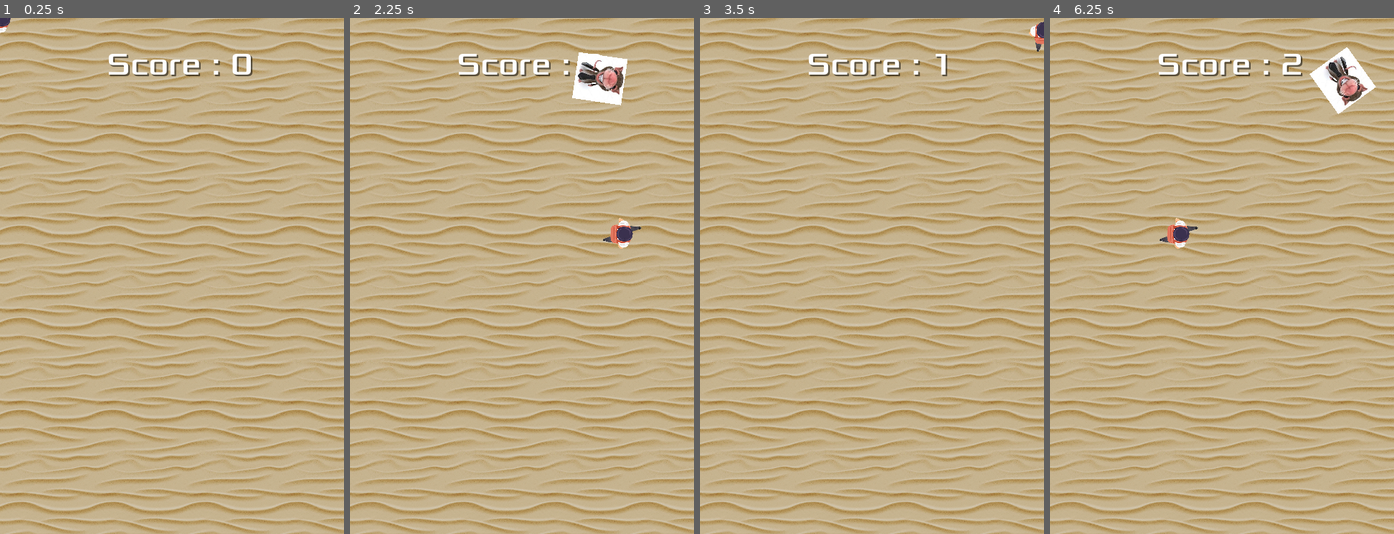
Above: before the commit, frames 1-4 (left to right).
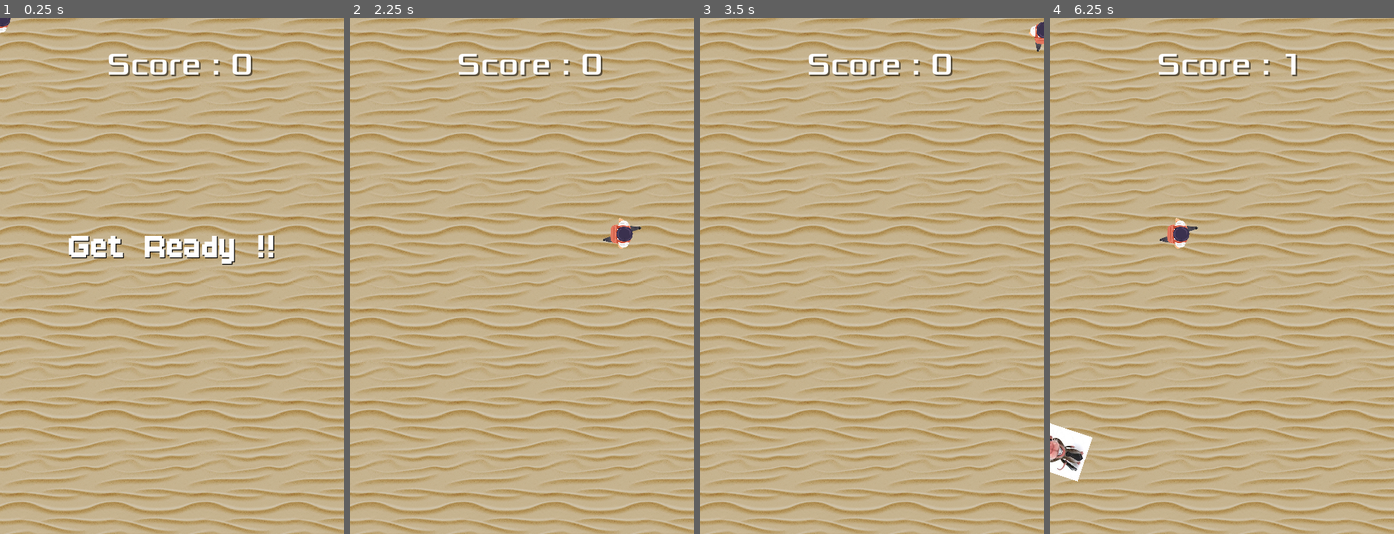
Above: after the commit, the same moments.

Repository: Likhit-Kundra/DodgeTheCreep
Game: Godot game, scene res://level_2_game_scene.tscn
Same seed, same stepped clock (60 frames per second), same inputs: the game is played once before the commit and once after it. This scene is started directly instead of the project's main scene. Video files are missing from this copy of the repository; at most half a second of black plays in their place.
Inputs (mouse positions are in pixels of both pictures, inside the frame that each line leads up to):
- Up to frame 1 (0.25 s): no input
- Up to frame 2 (2.25 s): tap Enter at 0.5, 0.6, 2.1 s; move the mouse to (597, 250) at 0.52 s; hold D (move_right) 0.53-1.28 s; click (597, 250) at 0.67 s; move the mouse to (453, 301) at 1.27 s; hold S (move_down) 1.28-2.03 s; tap F at 1.35 s; move the mouse to (556, 162) at 2.02 s; hold D (move_right) from 2.03 s (still down)
- Up to frame 3 (3.5 s): move the mouse to (854, 379) at 2.77 s; release D (move_right) at 2.78 s; hold W (move_up) from 2.78 s (still down); tap F at 2.85 s; click (854, 379) at 2.92 s
- Up to frame 4 (6.25 s): move the mouse to (1325, 353) at 3.52 s; release W (move_up) at 3.53 s; hold A (move_left) 3.53-5.03 s; tap Enter at 3.6, 5.1 s; move the mouse to (1118, 198) at 4.27 s; tap F at 4.35, 5.85 s; move the mouse to (1239, 276) at 5.02 s; hold S (move_down) 5.03-5.78 s; click (1239, 276) at 5.17 s; move the mouse to (1170, 147) at 5.77 s; hold D (move_right) from 5.78 s (still down)

The runs differ from the first frame. In frame 1, 1.5% of the frame differs, in the area x 20-80%, y 42-48%; in frame 2, 1.2%; in frame 3, 0.2%; in frame 4, 2.4%, in the area x 0-95%, y 5-90%.

Commit message:
Sir Game Level 2 done

Diff:
--- a/Level2Menu.tscn
+++ b/Level2Menu.tscn
@@ -188,6 +188,20 @@
 theme_override_styles/focus = SubResource("StyleBoxEmpty_xqm6k")
 text = "Tutorial
 "
+
+[node name="ScoreCountEnableButton" type="Button" parent="."]
+layout_mode = 0
+offset_left = 315.0
+offset_top = 472.0
+offset_right = 380.0
+offset_bottom = 511.0
+theme_override_fonts/font = ExtResource("1_cv3wm")
+theme_override_font_sizes/font_size = 20
+theme_override_styles/normal = SubResource("StyleBoxFlat_omd1l")
+theme_override_styles/pressed = SubResource("StyleBoxFlat_wialk")
+theme_override_styles/hover = SubResource("StyleBoxFlat_h2f8n")
+theme_override_styles/focus = SubResource("StyleBoxEmpty_xqm6k")
+text = "E"
 
 [node name="SkipVidButton" type="Button" parent="."]
 layout_mode = 1
--- a/level_2_game_scene.gd
+++ b/level_2_game_scene.gd
@@ -4,6 +4,8 @@
 
 
 func _ready() -> void:
+	$StartTimer.start()
+	$GetReadyText.show()
 	MusicPlayer.get_node("AudioStreamPlayer").play()
 	$GameOverText.hide()
 
@@ -30,7 +32,7 @@
 
 
 func _on_sir_timer_timeout() -> void:
-	if GlobalScript.sirscore < 20:
+	if GlobalScript.sirscore < 10:
 		var factor = 1.5
 		var sir = sir_scene.instantiate()
 
@@ -53,12 +55,15 @@
 			collision_shape.shape.height *= factor*0.7
 		sir.get_node("AnimatedSprite2D").scale *= factor
 		add_child(sir)
-	elif GlobalScript.sirscore == 20:
+	elif GlobalScript.sirscore == 10:
 		# Animation Script
+		MusicPlayer.get_node("AudioStreamPlayer").stream_paused = true
 		$Sequence1Timer.start()
-		await get_tree().create_timer(5.0).timeout
+		$Sounds/SfxLevelUp.play()
+		#get_tree().change_scene_to_file("res://three_students_video.tscn")
+		MusicPlayer.get_node("AudioStreamPlayer").stream_paused = false
 		GlobalScript.sirscore += 1
-	elif GlobalScript.sirscore > 20 and GlobalScript.sirscore < 50:
+	elif GlobalScript.sirscore > 10 and GlobalScript.sirscore < 40:
 		for i in 3:
 			var factor = 1.5
 			var sir = sir_scene.instantiate()
@@ -72,7 +77,7 @@
 
 			direction += randf_range(-PI / 4 , PI / 4)
 			sir.rotation = direction
-			var velocity = Vector2(randf_range(350.0, 450.0), 0.0)
+			var velocity = Vector2(randf_range(200.0, 300.0), 0.0)
 			sir.linear_velocity = velocity.rotated(direction)
 
 			var collision_shape = sir.get_node("CollisionShape2D")
@@ -90,3 +95,4 @@
 func _on_start_timer_timeout() -> void:
 	$SirTimer.start() # Replace with function body.
 	$ScoreTimer.start()
+	$GetReadyText.hide()
--- a/level_2_game_scene.tscn
+++ b/level_2_game_scene.tscn
@@ -6,6 +6,7 @@
 [ext_resource type="PackedScene" uid="uid://br7etbaf7nj5l" path="res://sir.tscn" id="3_78eq0"]
 [ext_resource type="FontFile" uid="uid://c7r7dvbryxaw0" path="res://Fonts/boldpixels/BoldPixels.otf" id="5_17itk"]
 [ext_resource type="FontFile" uid="uid://bgv586r20ps8e" path="res://Fonts/Xolonium-Regular.ttf" id="6_oyhpq"]
+[ext_resource type="AudioStream" uid="uid://dwxvsbuh66751" path="res://Assets/cute-level-up-2-189851.mp3" id="7_uj3e5"]
 
 [sub_resource type="Curve2D" id="Curve2D_17itk"]
 _data = {
@@ -40,17 +41,31 @@
 theme_override_font_sizes/font_size = 55
 text = "You Got Caught !! "
 
+[node name="GetReadyText" type="Label" parent="."]
+offset_left = 31.0
+offset_top = 291.0
+offset_right = 479.0
+offset_bottom = 347.0
+size_flags_horizontal = 4
+theme_override_colors/font_shadow_color = Color(0, 0, 0, 1)
+theme_override_colors/font_outline_color = Color(0, 0, 0, 1)
+theme_override_fonts/font = ExtResource("5_17itk")
+theme_override_font_sizes/font_size = 55
+text = "Get Ready !! "
+horizontal_alignment = 1
+vertical_alignment = 1
+
 [node name="GameOverTimer" type="Timer" parent="."]
 wait_time = 2.0
 
 [node name="SirTimer" type="Timer" parent="."]
 wait_time = 2.0
-autostart = true
 
 [node name="ScoreTimer" type="Timer" parent="."]
 
 [node name="StartTimer" type="Timer" parent="."]
 wait_time = 2.0
+one_shot = true
 
 [node name="SirPath" type="Path2D" parent="."]
 curve = SubResource("Curve2D_17itk")
@@ -81,6 +96,13 @@
 
 [node name="Sequence1Timer" type="Timer" parent="."]
 wait_time = 5.0
+one_shot = true
+
+[node name="Sounds" type="Node" parent="."]
+
+[node name="SfxLevelUp" type="AudioStreamPlayer" parent="Sounds"]
+stream = ExtResource("7_uj3e5")
+volume_db = 3.0
 
 [connection signal="hit" from="Student" to="." method="_on_student_hit"]
 [connection signal="timeout" from="GameOverTimer" to="." method="_on_game_over_timer_timeout"]
--- a/level_2_menu.gd
+++ b/level_2_menu.gd
@@ -43,15 +43,18 @@
 	$VideoStreamPlayer.play()
 	$SkipVidButton.show()
 	$BackstoryVidFinishTimer.start()
+	$ScoreCountEnableButton.hide()
 
 func BackstoryVidStop():
 	$VideoStreamPlayer.hide()
 	$RichTextLabel.show()
+	$ScoreCountEnableButton.show()
 
 
 func _on_backstory_vid_finish_timer_timeout():
 	$MenuButtons.show()
 	$BackToLevel1Button.show()
+
 
 
 func _on_video_stream_player_finished() -> void:
--- a/sir.gd
+++ b/sir.gd
@@ -1,7 +1,7 @@
 extends RigidBody2D
 
-@export var speed: float = 400.0
-@export var turn_rate: float = 3.0     # how sharply it curves
+@export var speed: float = 300.0
+@export var turn_rate: float = 4.0     # how sharply it curves
 @export var tracking_time: float = 1.5 # seconds it keeps adjusting toward the player
 
 var direction: Vector2
--- /dev/null
+++ b/three_students_video.gd
@@ -0,0 +1,15 @@
+extends Node
+
+
+# Called when the node enters the scene tree for the first time.
+func _ready() -> void:
+	$VideoStreamPlayer.play()
+
+
+# Called every frame. 'delta' is the elapsed time since the previous frame.
+func _process(delta: float) -> void:
+	pass
+
+
+func _on_video_stream_player_finished() -> void:
+	get_tree().change_scene_to_file("res://level_2_game_scene.tscn")
--- /dev/null
+++ b/three_students_video.tscn
@@ -0,0 +1,12 @@
+[gd_scene load_steps=2 format=3 uid="uid://0agkgi6h17vu"]
+
+[ext_resource type="Script" uid="uid://cla5o7yx7rnii" path="res://three_students_video.gd" id="1_gqylb"]
+
+[node name="ThreeStudentsVideo" type="Node"]
+script = ExtResource("1_gqylb")
+
+[node name="VideoStreamPlayer" type="VideoStreamPlayer" parent="."]
+offset_right = 40.0
+offset_bottom = 40.0
+
+[connection signal="finished" from="VideoStreamPlayer" to="." method="_on_video_stream_player_finished"]
Not shown, added: Assets/cute-level-up-2-189851.mp3.import
Not shown: 1 places in level_2_game_scene.tscn that only renumber resources
Not shown, added: three_students_video.gd.uid
Not shown, added: Assets/cute-level-up-2-189851.mp3
